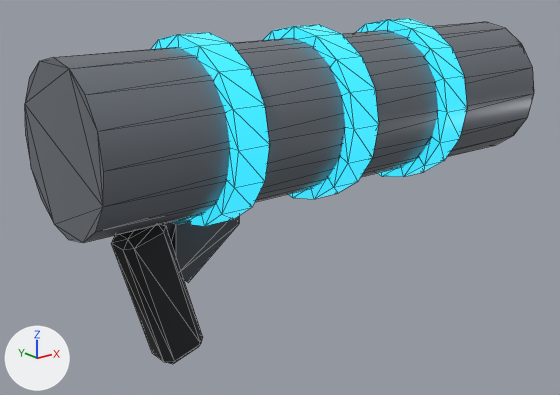
Two versions of the glTF model generated_assets/weapons/shared/opr_wpn_pulse_cannon_a.glb, one commit apart.
Camera for both pictures: a 50 mm lens placed at (-0.295, -0.543, 0.211), pointed at (0.155, 0.02, -0.015). Every picture has the same lights, and +X, +Y and +Z are marked at lower left. The older version comes first. Mesh edges are drawn as thin lines. Where no turn or scale is listed for an object, it has been applied to the vertices. Vertices at exactly the same position are counted once.

The first picture shows 'mesh_intact'.
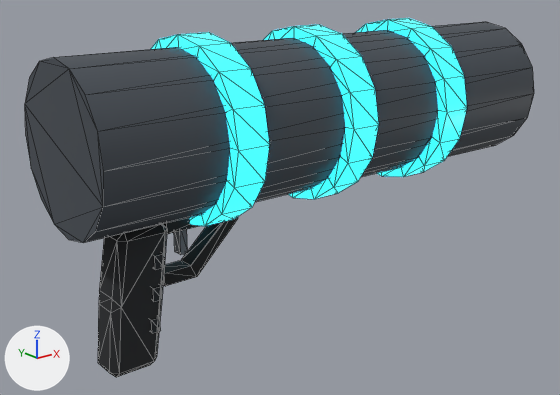
Changed parts and their boxes (x1, y1, x2, y2) in the pictures (560 x 395 px):
'mesh_intact', reshaped: before (25, 18, 534, 364); after (25, 18, 534, 377)
part 1 of me_mesh_intact, added: after (154, 254, 164, 270)
part 2 of me_mesh_intact, added: after (152, 286, 162, 302)
part 3 of me_mesh_intact, added: after (151, 317, 161, 333)
part 4 of me_mesh_intact, added: after (174, 229, 188, 255)
part 5 of me_mesh_intact, rebuilt (25% narrower, 9% taller): before (111, 224, 203, 364); after (98, 224, 167, 377)
part 6 of me_mesh_intact, rebuilt: before (164, 216, 239, 283); after (163, 217, 238, 286)
part 7 of me_mesh_intact, recoloured: (151, 18, 467, 226) in both
part 8 of me_mesh_intact, recoloured (darker): (25, 22, 534, 243) in both

The change in detail:
Picture 'opr_wpn_pulse_cannon_a_albedo' (img_opr_wpn_pulse_cannon_a_albedo) is new.
Picture 'opr_wpn_pulse_cannon_a_orm' (img_opr_wpn_pulse_cannon_a_orm) is new.
Picture 'opr_wpn_pulse_cannon_a_emission' (img_opr_wpn_pulse_cannon_a_emission) is new.
Picture 'opr_wpn_pulse_cannon_a_normal' (img_opr_wpn_pulse_cannon_a_normal) is new.
Material 'wpn_opr_wpn_pulse_cannon_a' (mat_wpn_opr_wpn_pulse_cannon_a) is new.
Uses the picture img_opr_wpn_pulse_cannon_a_albedo.
Uses the picture img_opr_wpn_pulse_cannon_a_emission.
Uses the picture img_opr_wpn_pulse_cannon_a_normal.
Uses the picture img_opr_wpn_pulse_cannon_a_orm.
me_mesh_intact is used by ob_mesh_intact; location (0.0, 0.0, 0.0).
me_mesh_intact had 298 vertices, 576 faces and spanned x -0.07..0.455, y -0.08..0.08, z -0.132..0.15.
me_mesh_intact no longer uses material mat_trim_rubber_opr (black #1f2023).
me_mesh_intact no longer uses material mat_mat_lightweight_alloy_opr_frame (dark grey #4a4f56).
me_mesh_intact no longer uses material mat_trim_trim_opr (light grey #b5bbc2).
me_mesh_intact now has 350 vertices, 664 faces and spans x -0.07..0.455, y -0.08..0.08, z -0.125..0.15.
me_mesh_intact part 1: a new loose piece, a box spanning x -0.006..0.002, y -0.018..0.018, z -0.036..-0.024, in mat_wpn_opr_wpn_pulse_cannon_a.
me_mesh_intact part 2: a new loose piece, a box spanning x -0.009..-0.001, y -0.018..0.018, z -0.064..-0.052, in mat_wpn_opr_wpn_pulse_cannon_a.
me_mesh_intact part 3: a new loose piece, a box spanning x -0.012..-0.004, y -0.018..0.018, z -0.092..-0.08, in mat_wpn_opr_wpn_pulse_cannon_a.
me_mesh_intact part 4: a new loose piece, a box spanning x 0.0265..0.0335, y -0.005..0.005, z -0.035..-0.009, in mat_wpn_opr_wpn_pulse_cannon_a.
me_mesh_intact part 5: the loose piece of 24 vertices spanning x -0.03..0.043, y -0.017..0.017, z -0.132..0.001 is rebuilt with 36 vertices and now spans x -0.049..0.011, y -0.017..0.017, z -0.125..0.0, in mat_wpn_opr_wpn_pulse_cannon_a.
me_mesh_intact part 6: the loose piece of 10 vertices spanning x 0.018..0.085, y -0.01..0.01, z -0.06..-0.005 is rebuilt with 18 vertices and now spans x 0.008..0.085, y -0.008..0.008, z -0.058..0.0, in mat_wpn_opr_wpn_pulse_cannon_a.
me_mesh_intact part 7: 444 faces spanning x 0.035..0.455, y -0.08..0.08, z -0.01..0.15 switch from mat_emit_cyan_opr (cyan #1d8597, glowing cyan #35d6f2) to mat_wpn_opr_wpn_pulse_cannon_a.
me_mesh_intact part 8: 60 faces spanning x -0.07..0.43, y -0.07..0.07, z 0.0..0.14 switch from mat_mat_lightweight_alloy_opr (grey #70767e) to mat_wpn_opr_wpn_pulse_cannon_a.
Other edits to the shape of me_mesh_intact do not show in these pictures.
